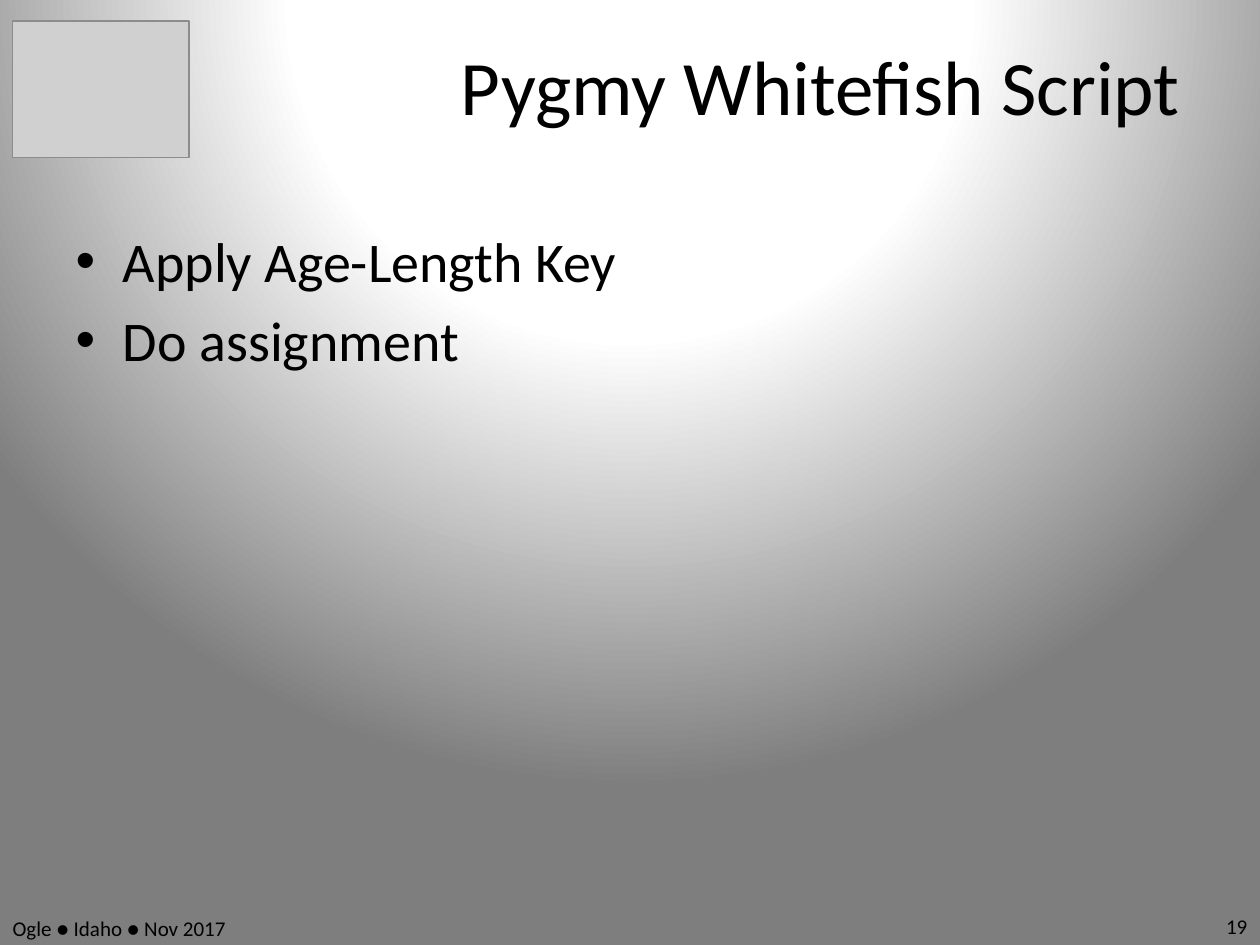
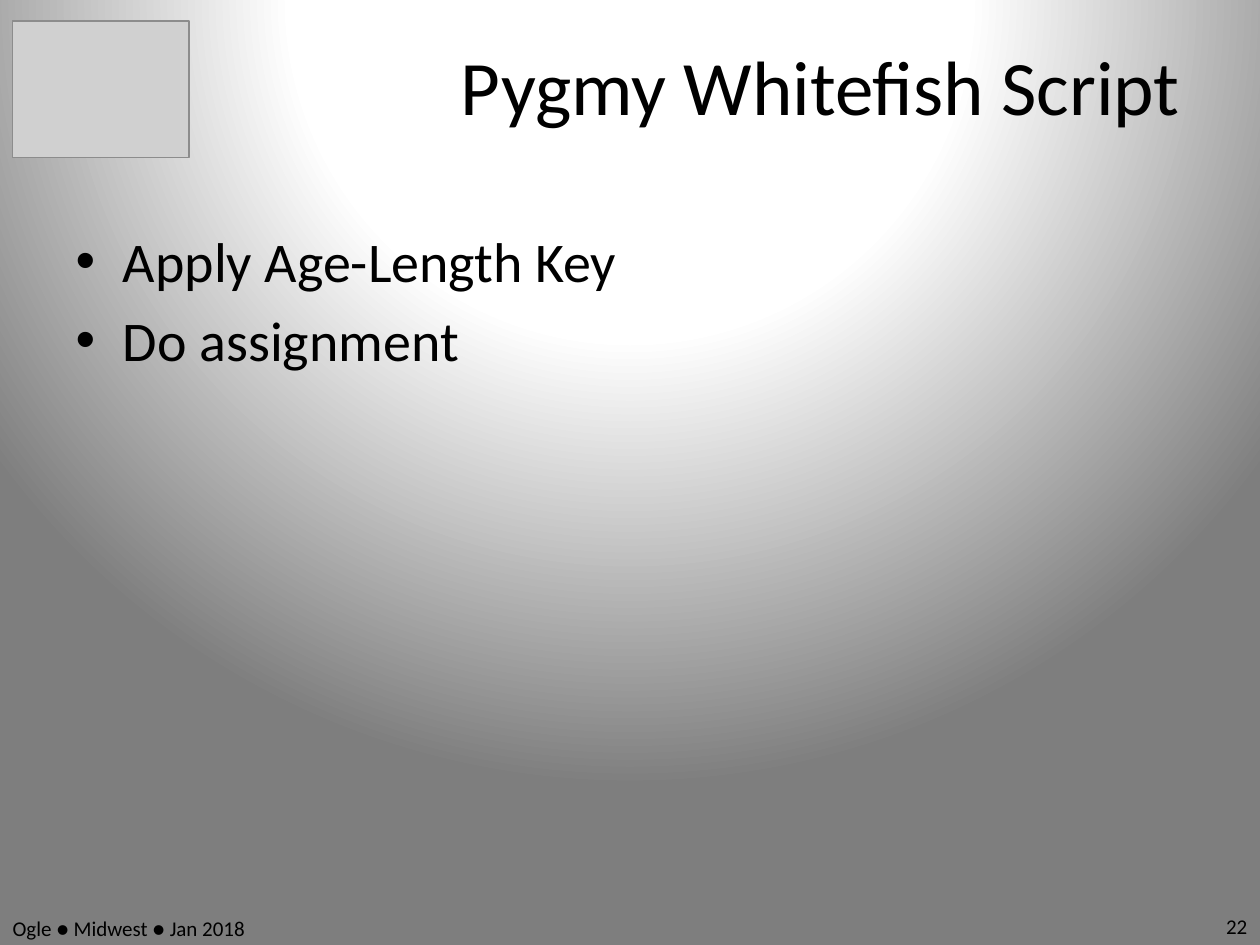
Before and after one commit to anhnguyendepocen/RcourseMidwest2018, a slide deck: slide 22 of Slides.pptx (slide 19 before the commit). Drawn at 1260x945 pixels with LibreOffice and Linux fonts; fonts in the diff are those of the drawing; grey boxes stand for pictures. Boxes give left, top, right and bottom in pixels: in the first picture for what was removed or moved away, otherwise in the second. Text is boxed around its words. In the diff, an @@ line names an element or a change of style, - is before the commit and + after.

```diff
--- a/Slides.pptx
+++ b/Slides.pptx
@@ text at [13, 921, 244, 940]: text changed @@
-Ogle ● Idaho ● Nov 2017
+Ogle ● Midwest ● Jan 2018
@@ page number at [1226, 920, 1247, 934]: text changed @@
-19
+22
```
Also in this commit, not shown: 69 other slides changed, 3 slides added.
